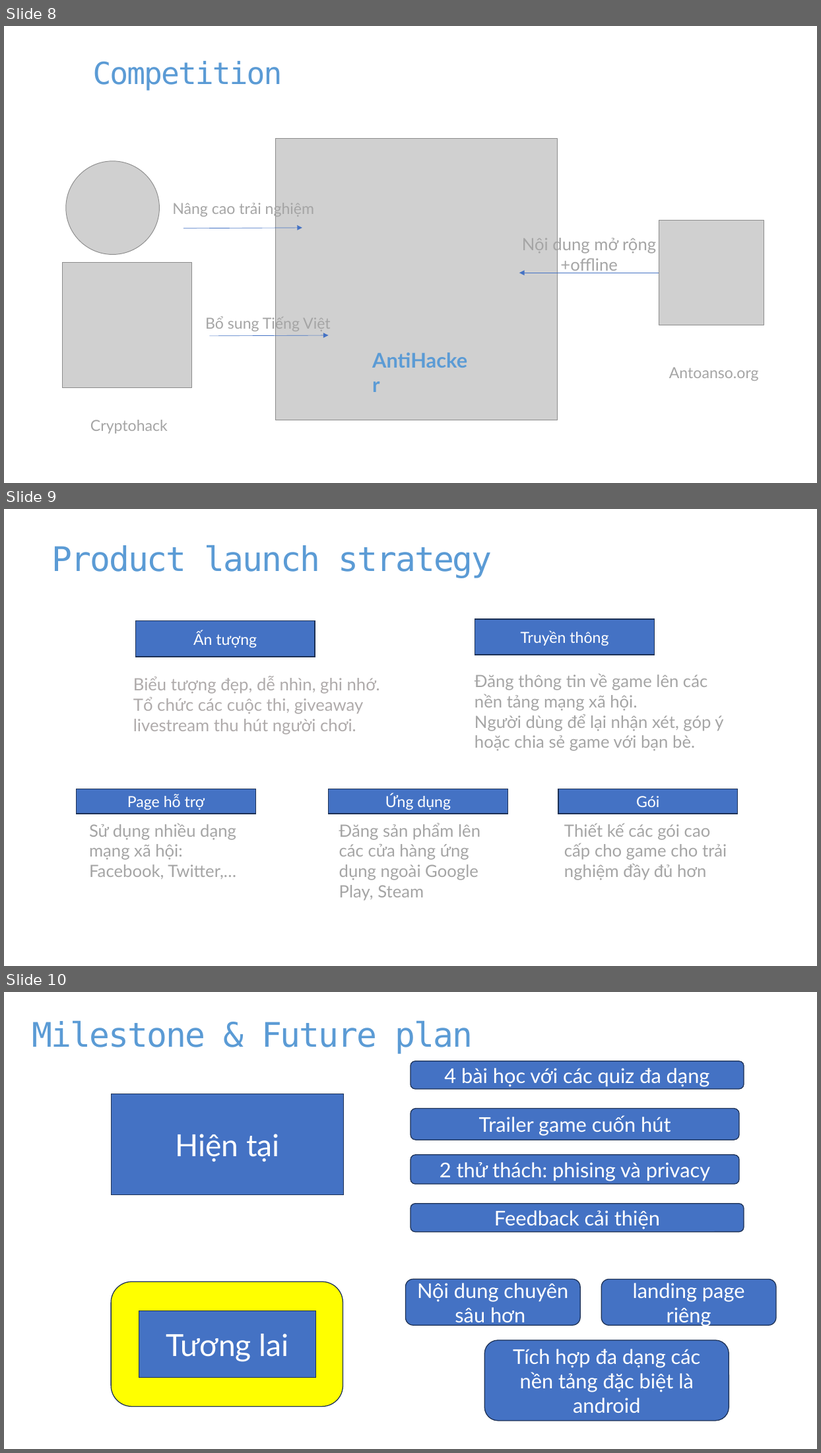
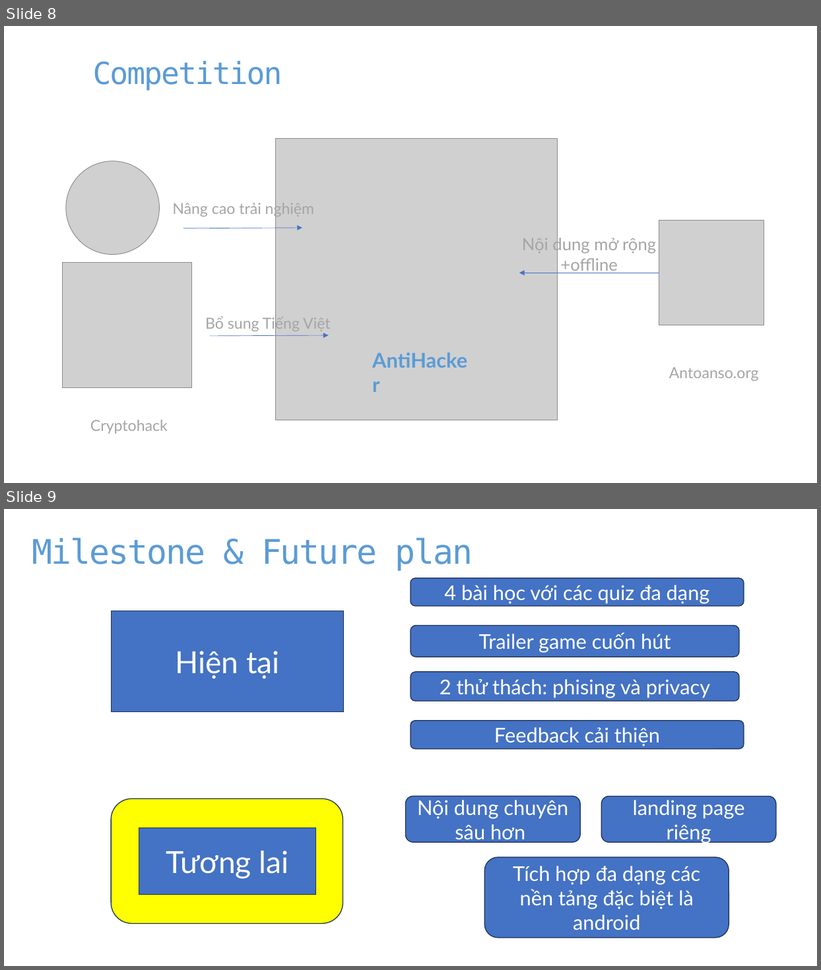
Before and after one commit to QuizGameTeam/GameUpdateRound3, a slide deck: slide/steamworkk.pptx. Shown one above the other, each under a label of ours: slides 8, 9 and 10 before the commit, slides 8 and 9 after it. The pictures are 821x1453 and 821x970 pixels, drawn with LibreOffice and Linux fonts; fonts in the diff are those of the drawing; grey boxes stand for pictures. Boxes give left, top, right and bottom in pixels: in the first picture for what was removed or moved away, otherwise in the second. Text is boxed around its words. In the diff, an @@ line names an element or a change of style, - is before the commit and + after.

```diff
--- a/slide/steamworkk.pptx
+++ b/slide/steamworkk.pptx
@@ slide 9 removed at bbox=[4, 509, 817, 966], background #FFFFFF @@
@@ title removed at bbox=[52, 545, 492, 578] @@
-Product launch strategy
@@ rectangle removed at bbox=[136, 621, 315, 657] @@
-Ấn tượng
@@ rectangle removed at bbox=[475, 619, 654, 656] @@
-Truyền thông
@@ text removed at bbox=[133, 676, 380, 735] @@
-Biểu tượng đẹp, dễ nhìn, ghi nhớ.
-Tổ chức các cuộc thi, giveaway livestream thu hút người chơi.
@@ text removed at bbox=[475, 674, 723, 751] @@
-Đăng thông tin về game lên các nền tảng mạng xã hội.
-Người dùng để lại nhận xét, góp ý hoặc chia sẻ game với bạn bè.
@@ rectangle removed at bbox=[77, 789, 256, 814] @@
-Page hỗ trợ
@@ rectangle removed at bbox=[329, 789, 508, 814] @@
-Ứng dụng
@@ rectangle removed at bbox=[558, 789, 738, 814] @@
-Gói
@@ text removed at bbox=[89, 824, 236, 879] @@
-Sử dụng nhiều dạng mạng xã hội: Facebook, Twitter,…
@@ text removed at bbox=[339, 823, 481, 900] @@
-Đăng sản phẩm lên các cửa hàng ứng dụng ngoài Google Play, Steam
@@ text removed at bbox=[564, 824, 727, 881] @@
-Thiết kế các gói cao cấp cho game cho trải nghiệm đầy đủ hơn
@@ what was slide 10 is now slide 9 @@
```
Also in this commit, not shown: 2 slides changed, 1 slide added, 1 other slide removed, 17 other files.
